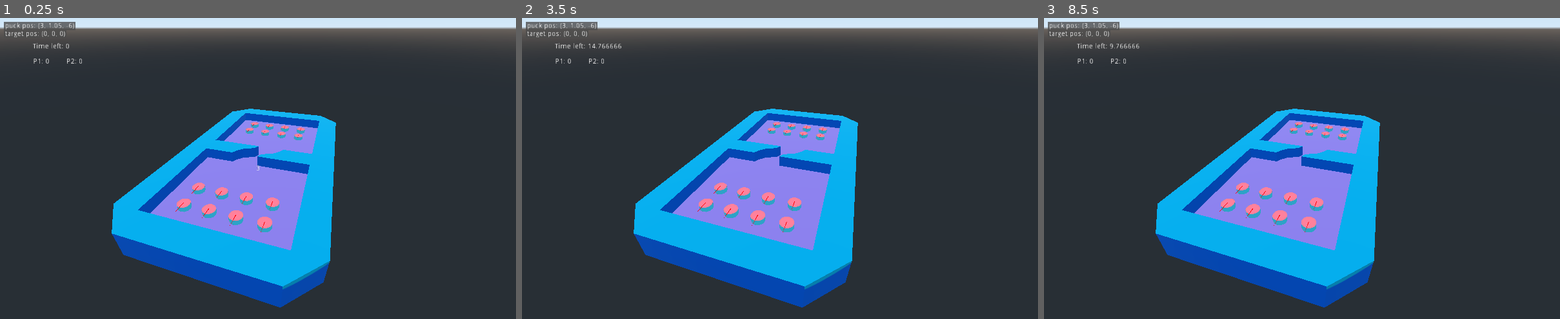
Above: before the commit, frames 1-3 (left to right).
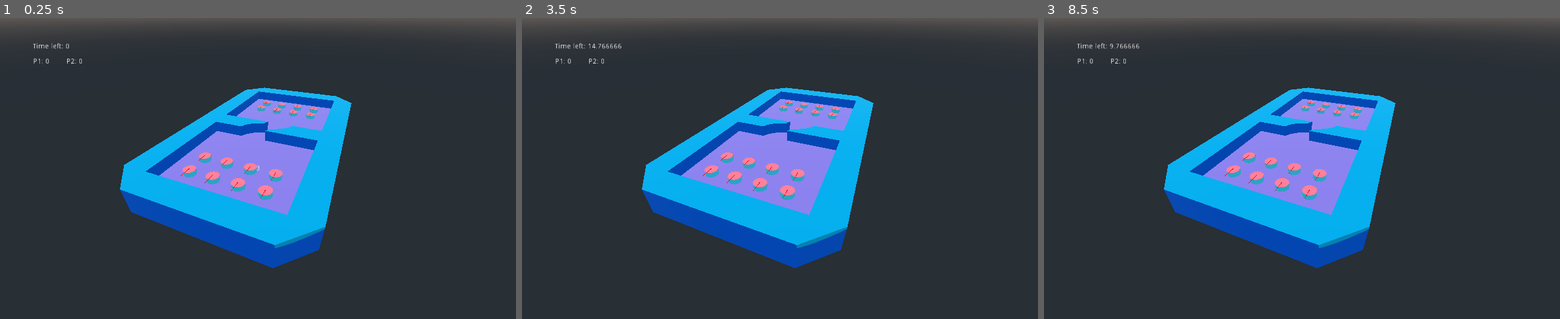
Above: after the commit, the same moments.

Repository: gamkedo-la/puck2000
Game: Godot game, scene res://scenes/GamePlay/GamePlay.tscn
Two runs of this game, one before a commit and one after it. Both use one fixed random seed, a clock stepped at 60 frames per second and the inputs below. This scene is started directly instead of the project's main scene.
Inputs (mouse positions are in pixels of both pictures, inside the frame that each line leads up to):
- Up to frame 1 (0.25 s): no input
- Up to frame 2 (3.5 s): tap Enter (ui_accept) at 0.5, 0.77, 1.25, 1.52, 2, 2.75, 3.02 s; move the mouse to (893, 153) at 0.52 s; press the mouse at (893, 153) at 0.53 s; tap Space (puck) at 0.6, 1.55, 2.1, 3.05 s; move the mouse to (676, 183) at 1.27 s; release the mouse at (676, 183) at 1.28 s; click (676, 183) at 1.35 s; move the mouse to (831, 102) at 2.02 s; press the mouse at (831, 102) at 2.03 s; move the mouse to (754, 228) at 2.77 s; release the mouse at (754, 228) at 2.78 s; click (754, 228) at 2.85 s
- Up to frame 3 (8.5 s): move the mouse to (1456, 213) at 3.52 s; press the mouse at (1456, 213) at 3.53 s; tap Space (puck) at 3.6, 4.55, 5.1, 6.05, 6.6, 7.55, 8.1 s; tap Enter (ui_accept) at 3.77, 4.52, 6.02, 6.77, 7.52 s; move the mouse to (1147, 123) at 4.27 s; release the mouse at (1147, 123) at 4.28 s; click (1147, 123) at 4.35 s; move the mouse to (1327, 168) at 5.02 s; press the mouse at (1327, 168) at 5.03 s; move the mouse to (1224, 93) at 5.77 s; release the mouse at (1224, 93) at 5.78 s; click (1224, 93) at 5.85 s; move the mouse to (1415, 153) at 6.52 s; press the mouse at (1415, 153) at 6.53 s; move the mouse to (1198, 183) at 7.27 s; release the mouse at (1198, 183) at 7.28 s; click (1198, 183) at 7.35 s; move the mouse to (1353, 102) at 8.02 s; press the mouse at (1353, 102) at 8.03 s

The runs differ from the first frame. In frame 1, 26% of the frame differs, in the area x 0-100%, y 0-97%; in frame 2, 26%; in frame 3, 26%.

Commit message:
fixe beyond classic puck aim issue

Diff:
--- a/pucks/puck.gd
+++ b/pucks/puck.gd
@@ -76,7 +76,7 @@
 
 func _process(_delta: float) -> void:
 
-	if isDebug:
+	if isDebug && isSelected:
 		DebugDraw.set_text("puck pos", translation)
 		DebugDraw.set_text("target pos", targetDest)
 
@@ -147,6 +147,9 @@
 # warning-ignore:unused_argument
 func _on_Puck_input_event(_camera: Node, event: InputEvent, _position: Vector3, _normal: Vector3, _shape_idx: int) -> void:
 
+#	if self == get_parent().current_selected_puck:
+#		print("currently selected puck")
+
 	if Input.is_action_just_pressed("select"):
 #		print("select")
 		pointer.visible = true
--- a/scenes/GamePlay/GamePlay.tscn
+++ b/scenes/GamePlay/GamePlay.tscn
@@ -13,7 +13,7 @@
 round_time = 15.0
 
 [node name="Camera" type="Camera" parent="."]
-transform = Transform( 0.952937, -0.165773, 0.253831, 0, 0.837262, 0.546802, -0.303167, -0.521068, 0.797858, 5.51985, 11.8909, 17.3504 )
+transform = Transform( 0.921199, -0.228141, 0.315189, 0, 0.810063, 0.586343, -0.389092, -0.540139, 0.746229, 6.61933, 10.7554, 17.8229 )
 
 [node name="Pucks" type="Spatial" parent="."]
 script = ExtResource( 4 )
--- a/scenes/GamePlay/game_play.gd
+++ b/scenes/GamePlay/game_play.gd
@@ -143,6 +143,7 @@
 		var puck = Puck.instance()
 		puck.transform.origin = positionNode.transform.origin
 		puck.camera_node_path = "../../Camera"
+#		$Pucks.connect_puck_signal(puck)
 		if isDebug:
 			puck.isDebug = true
 		return puck
--- a/scenes/GamePlay/puck_manager.gd
+++ b/scenes/GamePlay/puck_manager.gd
@@ -2,8 +2,17 @@
 # Currently redundent script.
 # All functionality is handled in individual puck.gd script
 
-
+var current_selected_puck:Node = null
 
 
 func _ready() -> void:
+	current_selected_puck = null
 	pass # Replace with function body.
+
+
+func connect_puck_signal(puck:Node) -> void:
+	puck.connect("puck_selected", self, "handle_puck_selection")
+
+
+func handle_puck_selection(puck:Node) -> void:
+	current_selected_puck = puck
--- a/tables/beyond_classic/TableBeyondClassic.tscn
+++ b/tables/beyond_classic/TableBeyondClassic.tscn
@@ -1,9 +1,12 @@
-[gd_scene load_steps=4 format=2]
+[gd_scene load_steps=5 format=2]
 
 [ext_resource path="res://tables/beyond_classic/table-beyondclassic-01.glb" type="PackedScene" id=1]
 
 [sub_resource type="ConcavePolygonShape" id=2]
 data = PoolVector3Array( -5, -0.0015, -12.0214, 5, 1.9985, -12.0214, -5, 1.9985, -12.0214, -5, -0.0015, -12.0214, 5, -0 …(7472 unchanged characters)…
+
+[sub_resource type="BoxShape" id=3]
+extents = Vector3( 7.04692, 1, 12.1537 )
 
 [sub_resource type="BoxShape" id=1]
 extents = Vector3( 7.13775, 3.3856, 6.12 )
@@ -14,6 +17,10 @@
 
 [node name="CollisionShape" type="CollisionShape" parent="."]
 shape = SubResource( 2 )
+
+[node name="CollisionShapeFloor" type="CollisionShape" parent="."]
+transform = Transform( 1, 0, 0, 0, 1, 0, 0, 0, 1, 0, -1.00055, 0 )
+shape = SubResource( 3 )
 
 [node name="P1PuckSpawn" type="Spatial" parent="."]
 
